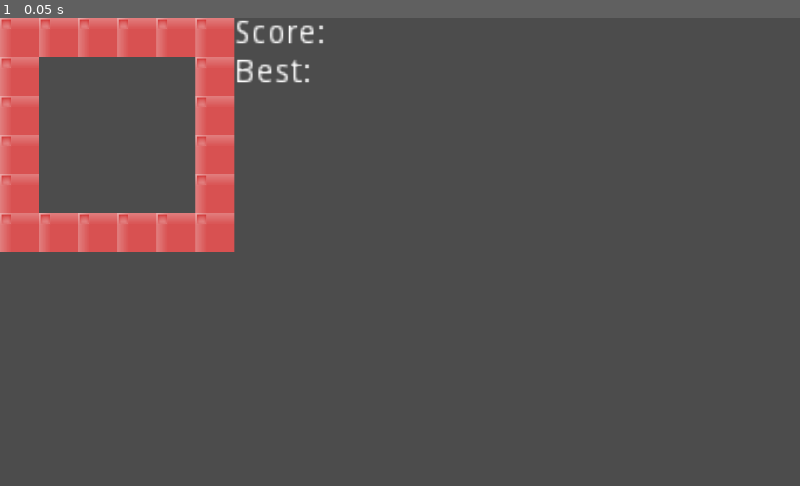
Above: before the commit, frame 1.
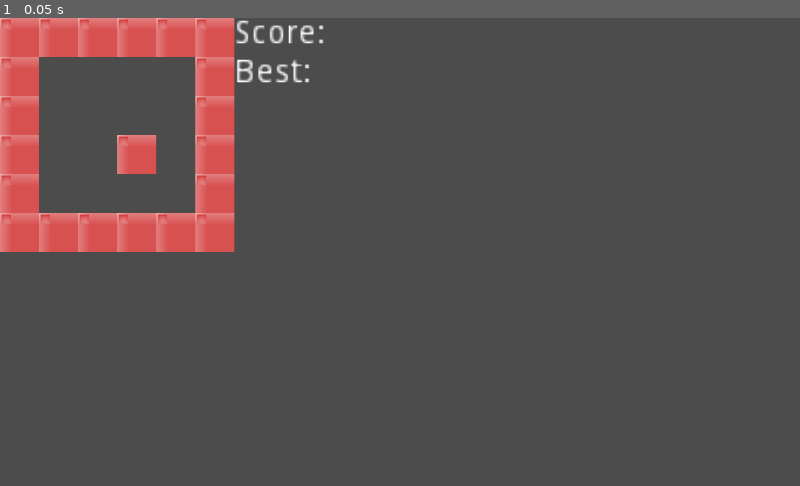
Above: after the commit, the same moment.

Repository: hieuk09/test-godot-game
Game: Godot game, scene res://main.tscn
Two runs of this game, one before a commit and one after it. Both use one fixed random seed, a clock stepped at 60 frames per second and the inputs below.
Inputs:
- Up to frame 1 (0.05 s): no input

The runs differ from the first frame. In frame 1, 0.4% of the frame differs, in the area x 14-20%, y 25-34%.

Commit message:
[f] Add random position initially

Diff:
--- a/control.gd
+++ b/control.gd
@@ -5,8 +5,8 @@
 	var index = 0
 
 	for position in positions:
-		var x = index % 4 + 1 + 1
-		var y = index / 4 + 1 + 1
+		var x = index % 4 + 1
+		var y = index / 4 + 1
 
 		if position != 0:
 			set_cell(x, y, 0)
--- a/global.gd
+++ b/global.gd
@@ -11,4 +11,6 @@
 ]
 
 func _ready():
-	pass
+	var x = randi() % 4
+	var y = randi() % 4
+	positions[x * 4 + y] = 1
